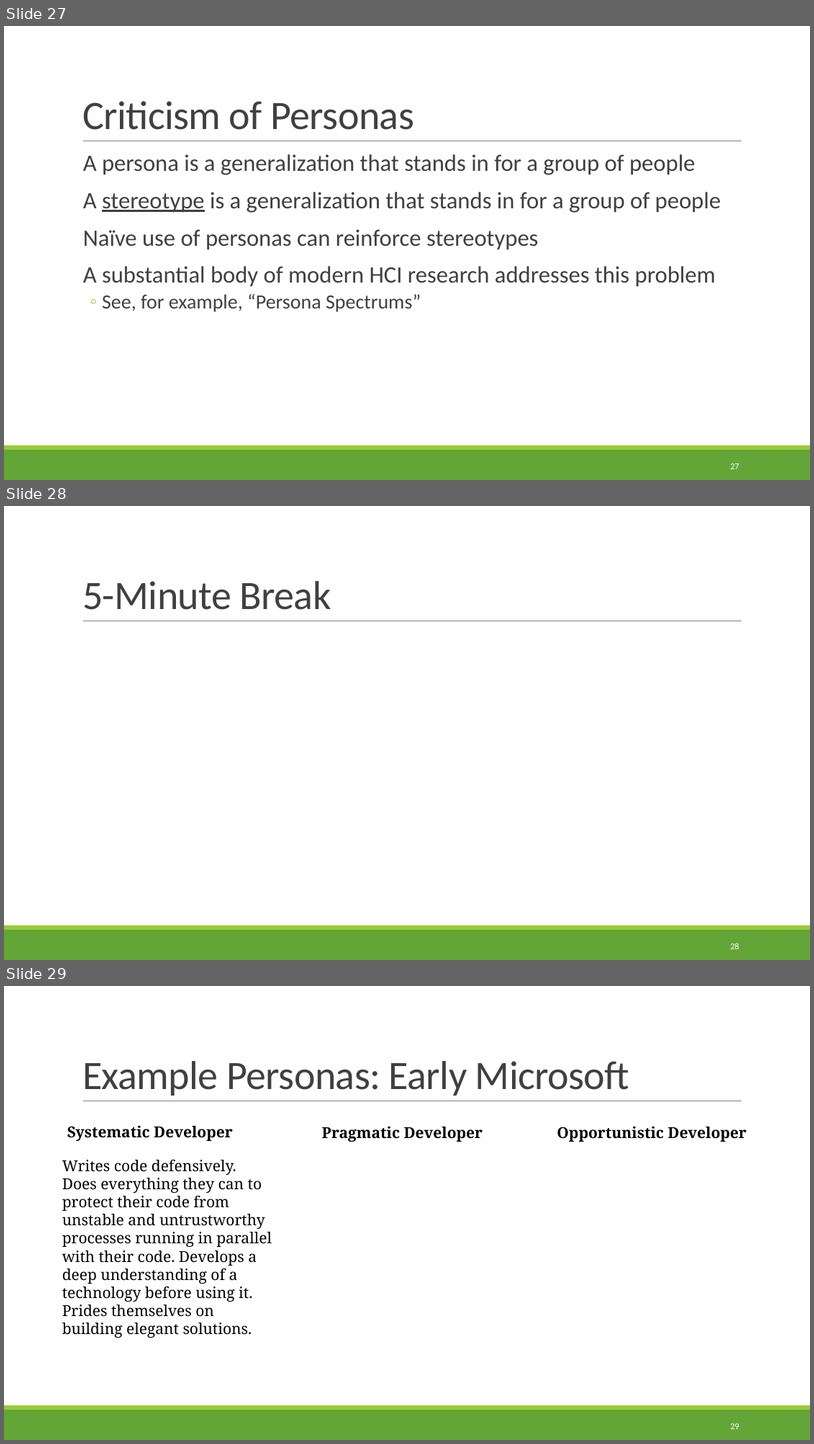
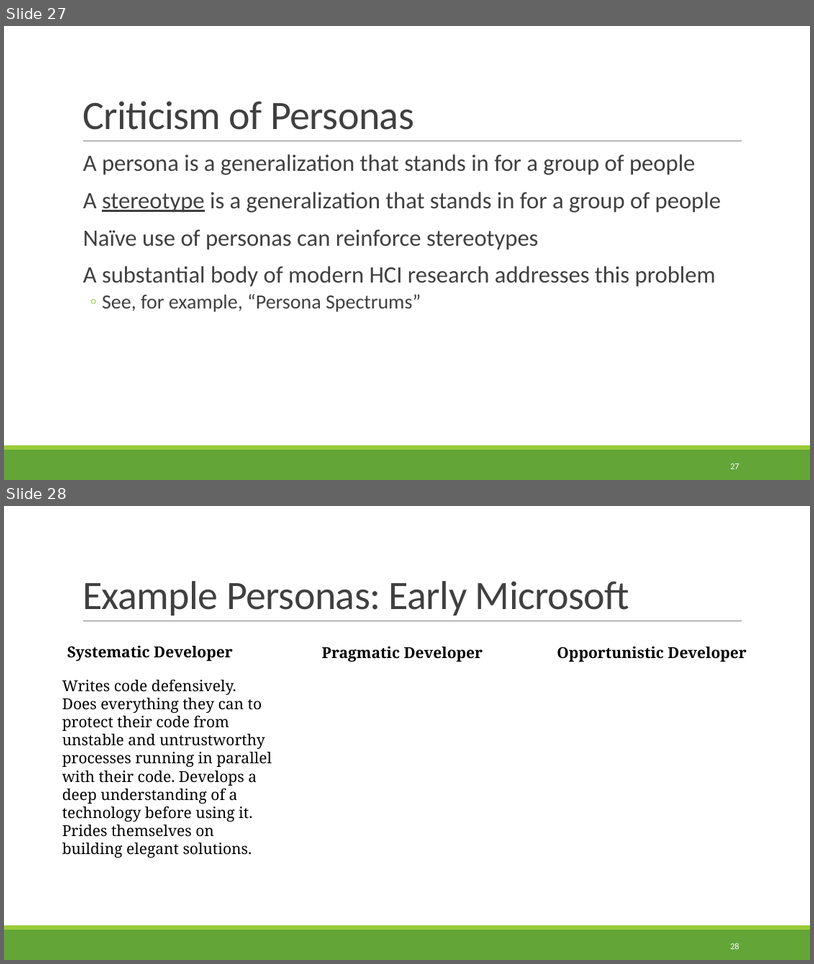
Before and after one commit to rbohrer/pl-course, a slide deck: LectureSlides/08Design1.pptx. Shown one above the other, each under a label of ours: slides 27, 28 and 29 before the commit, slides 27 and 28 after it. The pictures are 814x1444 and 814x964 pixels, drawn with LibreOffice and Linux fonts; fonts in the diff are those of the drawing. Boxes give left, top, right and bottom in pixels: in the first picture for what was removed or moved away, otherwise in the second. Text is boxed around its words. In the diff, an @@ line names an element or a change of style, - is before the commit and + after.

```diff
--- a/LectureSlides/08Design1.pptx
+++ b/LectureSlides/08Design1.pptx
@@ slide 28 removed at (4,506,810,960), background #FFFFFF; not listed: 3 template elements that a slide beside it also shows @@
@@ title removed at (82,581,332,610) @@
-5-Minute Break
@@ page number removed at (730,942,739,949) @@
-28
@@ what was slide 29 is now slide 28 @@
@@ page number at (730,942,739,949): text changed @@
-29
+28
```
Also in this commit, not shown: 3 slides changed, 1 other file.
